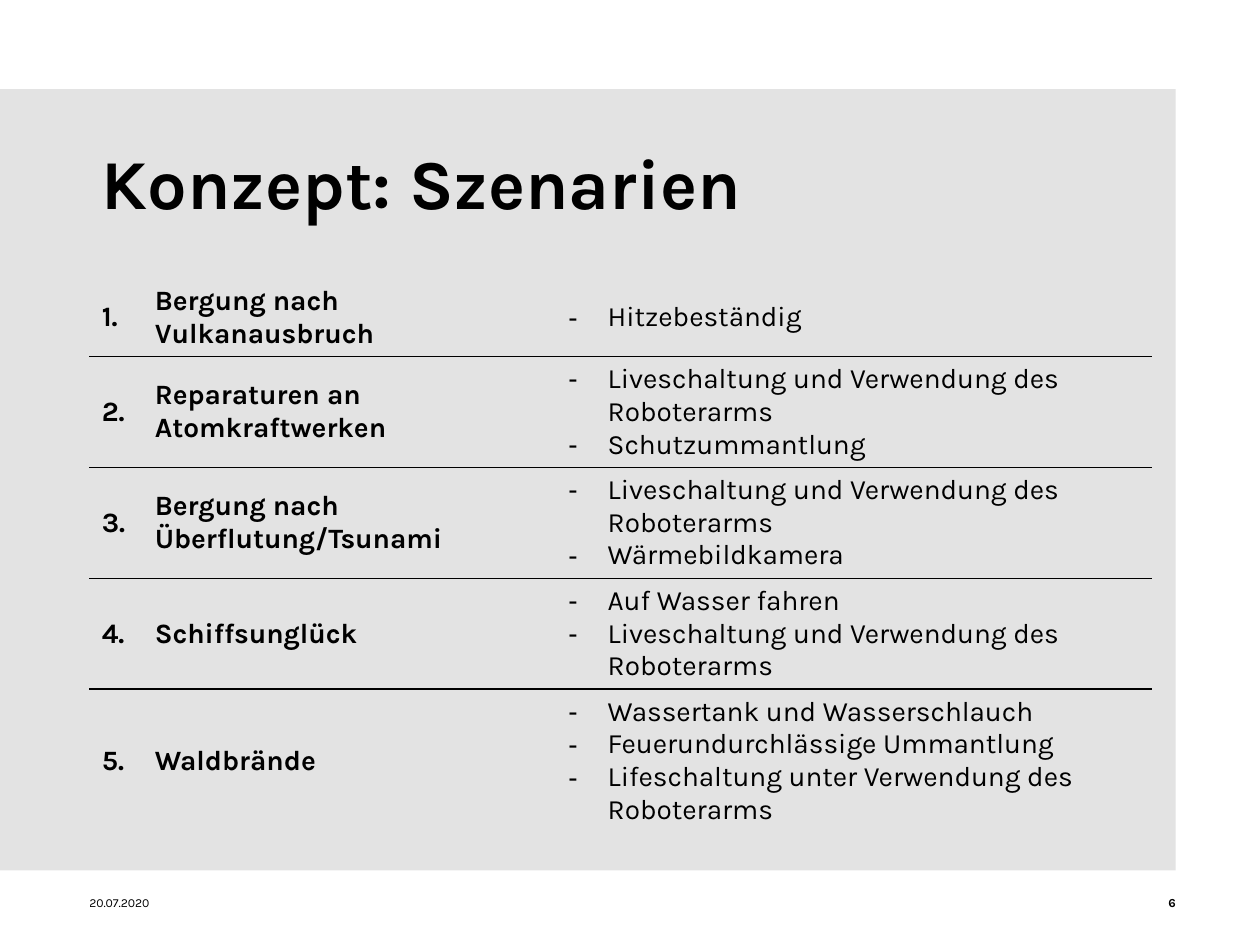
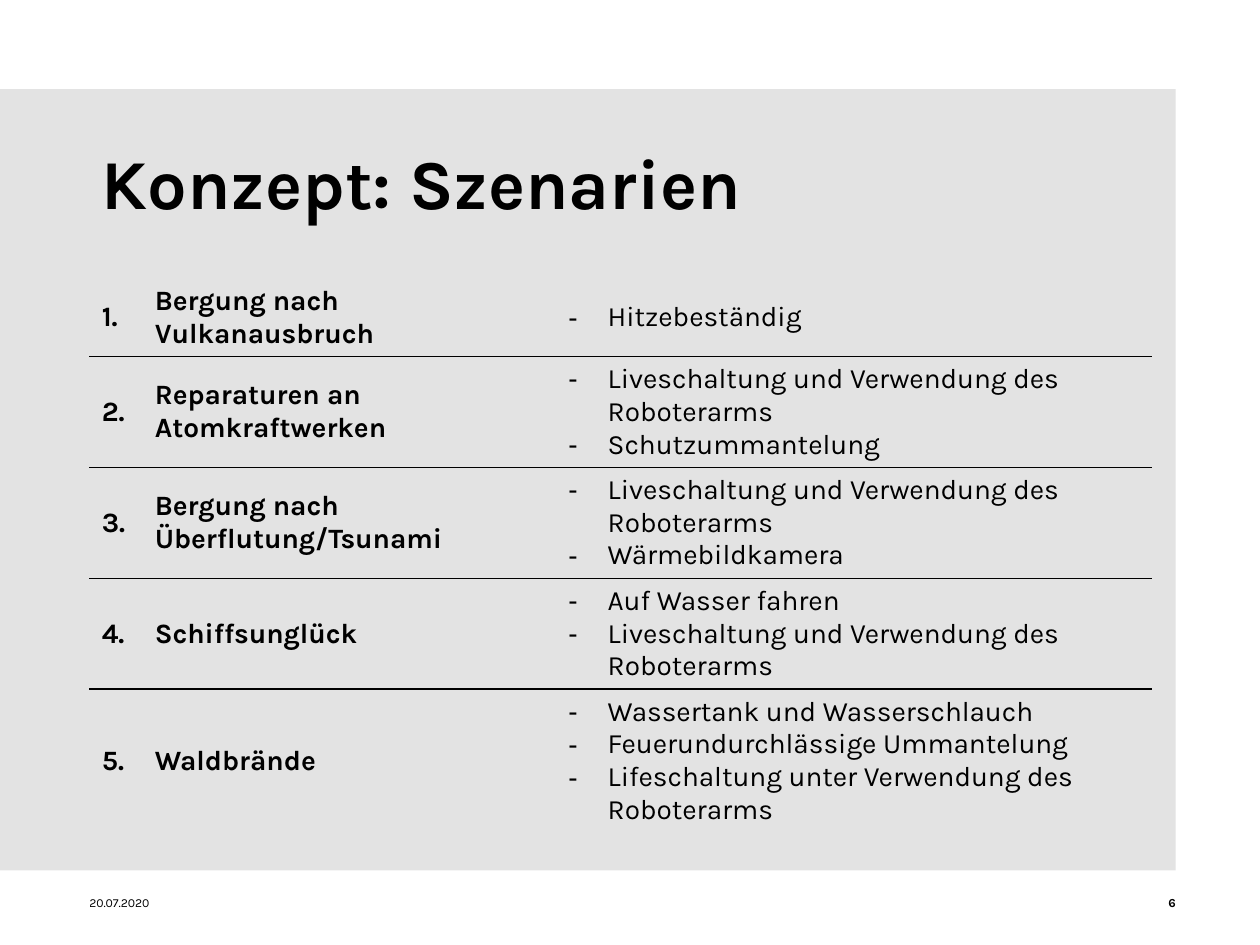
Before and after one commit to Domenic0312/AngewandteElektrotechnik, a slide deck: slide 6 of Präsentation/Präsentation_Rescue_Robot_Gruppe_3.pptx. Drawn at 1260x945 pixels with LibreOffice and Linux fonts; fonts in the diff are those of the drawing; background and template pictures are left out. Boxes give left, top, right and bottom in pixels: in the first picture for what was removed or moved away, otherwise in the second. Text is boxed around its words. In the diff, an @@ line names an element or a change of style, - is before the commit and + after.

```diff
--- a/Präsentation/Präsentation_Rescue_Robot_Gruppe_3.pptx
+++ b/Präsentation/Präsentation_Rescue_Robot_Gruppe_3.pptx
@@ table at bbox=[89, 278, 1153, 824] @@
-row 2, column 3: Liveschaltung und Verwendung des Roboterarms / Schutzummantlung
+row 2, column 3: Liveschaltung und Verwendung des Roboterarms / Schutzummantelung
-row 5, column 3: Wassertank und Wasserschlauch / Feuerundurchlässige Ummantlung / Lifeschaltung unter Verwendung des Roboterarms
+row 5, column 3: Wassertank und Wasserschlauch / Feuerundurchlässige Ummantelung / Lifeschaltung unter Verwendung des Roboterarms
```
Also in this commit, not shown: 2 other slides changed.
